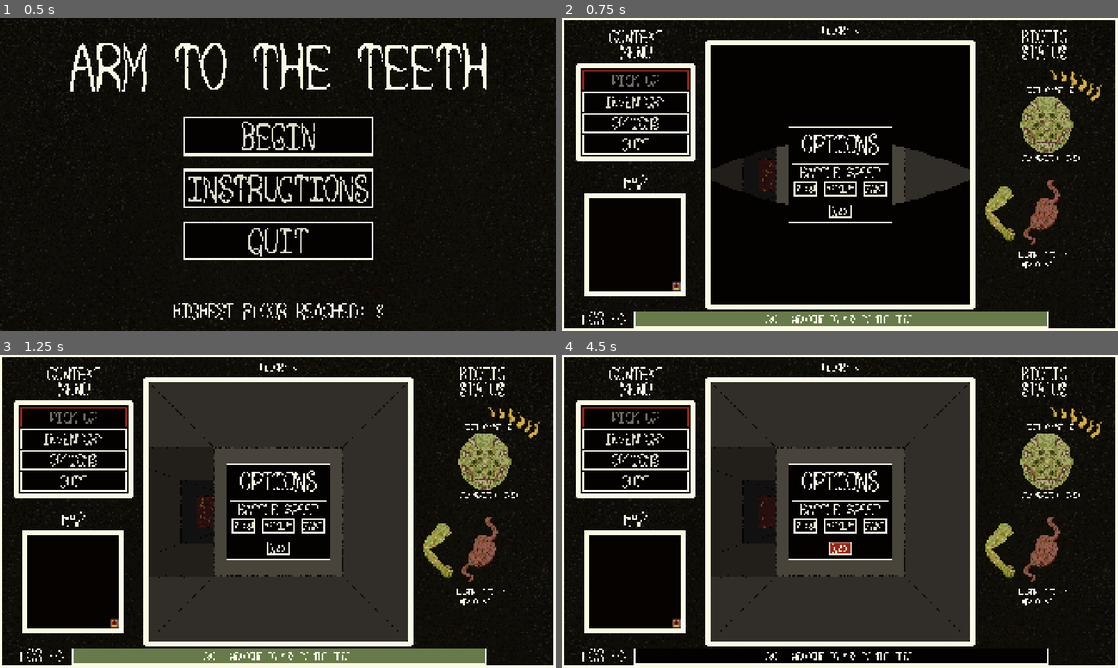
Above: before the commit, frames 1-4 (two rows, left to right).
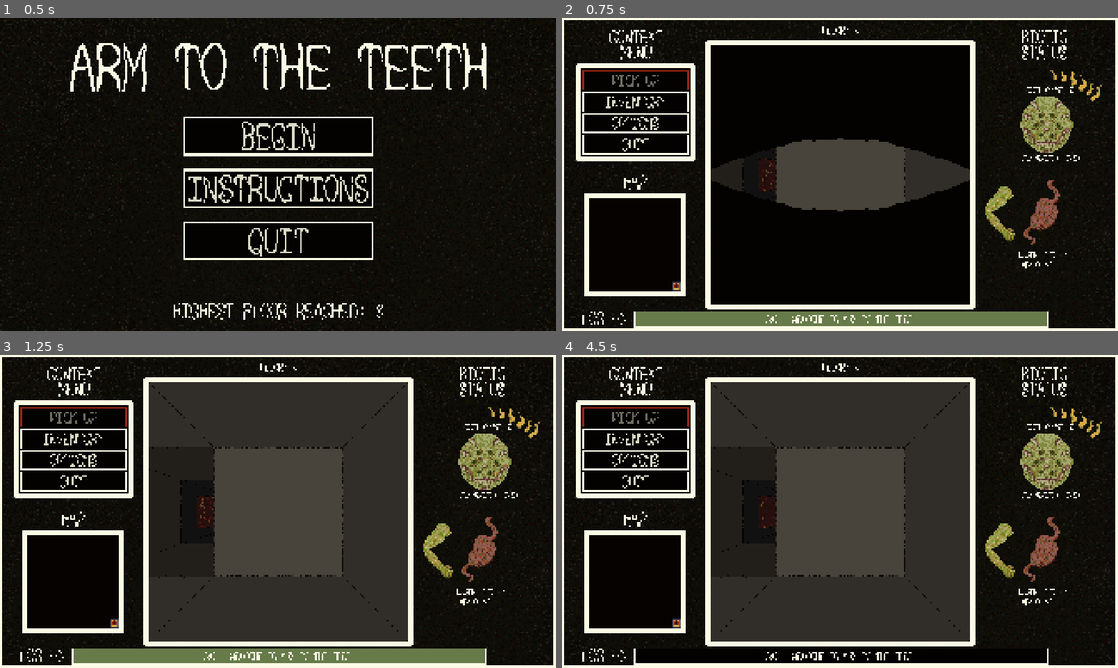
Above: after the commit, the same moments.

Repository: sym-z/arm-to-the-teeth
Game: Godot game, scene res://scenes/main_menu/main_menu.tscn
The game is run twice, just before and just after one commit, with the same random seed, the same clock (stepped at 60 frames per second) and the same inputs. The project has no main scene, so this scene is started directly.
Inputs:
- Up to frame 1 (0.5 s): no input
- Up to frame 2 (0.75 s): click "BEGIN" at 0.5 s
- Up to frame 3 (1.25 s): no input
- Up to frame 4 (4.5 s): click "OPTIONS" at 1.25 s; click "SLOW" at 2 s; click "MEDIUM" at 2.75 s; click "FAST" at 3.5 s; click "BACK" at 4.25 s

Frame 1 is identical in both runs. In frame 2, 4.4% of the frame differs, in the area x 40-60%, y 34-66%; in frame 3, 5.8%; in frame 4, 5.8%.

Commit message:
Options menu fully functional

Diff:
--- a/src/prefabs/ui/combat_viewport/combat_viewport.gd
+++ b/src/prefabs/ui/combat_viewport/combat_viewport.gd
@@ -57,8 +57,9 @@
 enum TURN {PLAYER,ENEMY}
 var curr_turn : TURN = TURN.PLAYER
 
-var pause_time : float = 2.5
+var pause_time : float
 func _ready():
+	pause_time = root_ui.med_battle_speed
 	visible = false
 	player = root_ui.player
 	map = root_ui.map
--- a/src/prefabs/ui/ui.gd
+++ b/src/prefabs/ui/ui.gd
@@ -9,6 +9,18 @@
 @export var inventory_button : Button
 @export var options_button : Button
 @export var quit_button : Button
+
+@export_category("Options Menu")
+@export var options_container : MarginContainer
+@export var curr_speed_label : Label
+@export var slow_speed_button : Button
+@export var slow_battle_speed : float = 2.5
+@export var med_speed_button : Button
+@export var med_battle_speed : float = 1.5
+@export var fast_speed_button : Button
+@export var fast_battle_speed : float = 0.5
+@export var options_back_button : Button
+
 
 @export_category("Temporary Labels")
 @export var tooth_label : Label
@@ -178,6 +190,21 @@
 		pass
 func _on_quit_pressed():
 	get_tree().quit()
+
+func _on_options_pressed():
+	options_container.visible = !options_container.visible
+	pass
+#endregion
+#region Options Window
+func set_slow_battle_speed():
+	combat_viewport.pause_time = slow_battle_speed
+	curr_speed_label.text = "CURRENT SPEED: SLOW"
+func set_med_battle_speed():
+	combat_viewport.pause_time = med_battle_speed
+	curr_speed_label.text = "CURRENT SPEED: MEDIUM"
+func set_fast_battle_speed():
+	combat_viewport.pause_time = fast_battle_speed
+	curr_speed_label.text = "CURRENT SPEED: FAST"
 #endregion
 #region Inventory Window
 func change_inventory_visibility(new_vis : bool):
--- a/src/prefabs/ui/ui.tscn
+++ b/src/prefabs/ui/ui.tscn
@@ -561,12 +561,18 @@
 expand_margin_right = 9.0
 expand_margin_bottom = 9.0
 
-[node name="UI" type="CanvasLayer" node_paths=PackedStringArray("pickup_button", "inventory_button", "options_button", "quit_button", "tooth_label", "arm_label", "head_label", …(348 unchanged characters)…
+[node name="UI" type="CanvasLayer" node_paths=PackedStringArray("pickup_button", "inventory_button", "options_button", "quit_button", "options_container", "curr_speed_label", "slow_speed_button", "med_speed_button", "fast_speed_button", "options_back_button", "tooth_label", "arm_label", "head_label", …(348 unchanged characters)…
 script = ExtResource("1_gxjsb")
 pickup_button = NodePath("Context Menu/Context Menu Container/Button Container/Pick Up")
 inventory_button = NodePath("Context Menu/Context Menu Container/Button Container/Inventory")
 options_button = NodePath("Context Menu/Context Menu Container/Button Container/Options")
 quit_button = NodePath("Context Menu/Context Menu Container/Button Container/Quit")
+options_container = NodePath("Options/Options Container")
+curr_speed_label = NodePath("Options/Options Container/CenterContainer/PanelContainer/Options/PanelContainer/VBoxContainer/Current Speed")
+slow_speed_button = NodePath("Options/Options Container/CenterContainer/PanelContainer/Options/PanelContainer/VBoxContainer/Speed Buttons/Slow")
+med_speed_button = NodePath("Options/Options Container/CenterContainer/PanelContainer/Options/PanelContainer/VBoxContainer/Speed Buttons/Medium")
+fast_speed_button = NodePath("Options/Options Container/CenterContainer/PanelContainer/Options/PanelContainer/VBoxContainer/Speed Buttons/Fast")
+options_back_button = NodePath("Options/Options Container/CenterContainer/PanelContainer/Options/Back")
 tooth_label = NodePath("Stat Showcase/TEMP TEETH")
 arm_label = NodePath("Stat Showcase/TEMP ARMS")
 head_label = NodePath("Stat Showcase/TEMP HEAD")
@@ -997,9 +1003,10 @@
 vertical_alignment = 1
 
 [node name="Options" type="CanvasLayer" parent="."]
-layer = 2
-
-[node name="MarginContainer" type="MarginContainer" parent="Options"]
+layer = 3
+
+[node name="Options Container" type="MarginContainer" parent="Options"]
+visible = false
 anchors_preset = 15
 anchor_right = 1.0
 anchor_bottom = 1.0
@@ -1009,66 +1016,73 @@
 grow_vertical = 2
 mouse_filter = 2
 
-[node name="CenterContainer" type="CenterContainer" parent="Options/MarginContainer"]
-layout_mode = 2
-mouse_filter = 2
-
-[node name="PanelContainer" type="PanelContainer" parent="Options/MarginContainer/CenterContainer"]
+[node name="CenterContainer" type="CenterContainer" parent="Options/Options Container"]
+layout_mode = 2
+mouse_filter = 2
+
+[node name="PanelContainer" type="PanelContainer" parent="Options/Options Container/CenterContainer"]
 layout_mode = 2
 mouse_filter = 2
 theme_override_styles/panel = SubResource("StyleBoxFlat_3mq63")
 
-[node name="Options" type="VBoxContainer" parent="Options/MarginContainer/CenterContainer/PanelContainer"]
+[node name="Options" type="VBoxContainer" parent="Options/Options Container/CenterContainer/PanelContainer"]
 layout_mode = 2
 mouse_filter = 2
 theme_override_constants/separation = 33
 
-[node name="Header" type="Label" parent="Options/MarginContainer/CenterContainer/PanelContainer/Options"]
+[node name="Header" type="Label" parent="Options/Options Container/CenterContainer/PanelContainer/Options"]
 layout_mode = 2
 theme_override_fonts/font = ExtResource("18_w51vb")
 theme_override_font_sizes/font_size = 76
 text = "OPTIONS"
 horizontal_alignment = 1
 
-[node name="PanelContainer" type="PanelContainer" parent="Options/MarginContainer/CenterContainer/PanelContainer/Options"]
+[node name="PanelContainer" type="PanelContainer" parent="Options/Options Container/CenterContainer/PanelContainer/Options"]
 layout_mode = 2
 mouse_filter = 2
 theme_override_styles/panel = SubResource("StyleBoxFlat_otlga")
 
-[node name="VBoxContainer" type="VBoxContainer" parent="Options/MarginContainer/CenterContainer/PanelContainer/Options/PanelContainer"]
+[node name="VBoxContainer" type="VBoxContainer" parent="Options/Options Container/CenterContainer/PanelContainer/Options/PanelContainer"]
 layout_mode = 2
 mouse_filter = 2
 theme_override_constants/separation = 14
 
-[node name="Battle Speed Label" type="Label" parent="Options/MarginContainer/CenterContainer/PanelContainer/Options/PanelContainer/VBoxContainer"]
+[node name="Battle Speed Label" type="Label" parent="Options/Options Container/CenterContainer/PanelContainer/Options/PanelContainer/VBoxContainer"]
 layout_mode = 2
 theme_override_fonts/font = ExtResource("18_w51vb")
 theme_override_font_sizes/font_size = 46
 text = "BATTLE SPEED"
 horizontal_alignment = 1
 
-[node name="Speed Buttons" type="HBoxContainer" parent="Options/MarginContainer/CenterContainer/PanelContainer/Options/PanelContainer/VBoxContainer"]
+[node name="Current Speed" type="Label" parent="Options/Options Container/CenterContainer/PanelContainer/Options/PanelContainer/VBoxContainer"]
+layout_mode = 2
+theme_override_fonts/font = ExtResource("18_w51vb")
+theme_override_font_sizes/font_size = 31
+text = "CURRENT SPEED: MEDIUM"
+horizontal_alignment = 1
+
+[node name="Speed Buttons" type="HBoxContainer" parent="Options/Options Container/CenterContainer/PanelContainer/Options/PanelContainer/VBoxContainer"]
 layout_mode = 2
 mouse_filter = 2
 theme_override_constants/separation = 32
 alignment = 1
 
-[node name="Slow" type="Button" parent="Options/MarginContainer/CenterContainer/PanelContainer/Options/PanelContainer/VBoxContainer/Speed Buttons"]
+[node name="Slow" type="Button" parent="Options/Options Container/CenterContainer/PanelContainer/Options/PanelContainer/VBoxContainer/Speed Buttons"]
 layout_mode = 2
 theme = ExtResource("40_mpgui")
 text = "SLOW"
 
-[node name="Medium" type="Button" parent="Options/MarginContainer/CenterContainer/PanelContainer/Options/PanelContainer/VBoxContainer/Speed Buttons"]
+[node name="Medium" type="Button" parent="Options/Options Container/CenterContainer/PanelContainer/Options/PanelContainer/VBoxContainer/Speed Buttons"]
 layout_mode = 2
 theme = ExtResource("40_mpgui")
 text = "MEDIUM"
 
-[node name="Fast" type="Button" parent="Options/MarginContainer/CenterContainer/PanelContainer/Options/PanelContainer/VBoxContainer/Speed Buttons"]
+[node name="Fast" type="Button" parent="Options/Options Container/CenterContainer/PanelContainer/Options/PanelContainer/VBoxContainer/Speed Buttons"]
 layout_mode = 2
 theme = ExtResource("40_mpgui")
 text = "FAST"
 
-[node name="Back" type="Button" parent="Options/MarginContainer/CenterContainer/PanelContainer/Options"]
+[node name="Back" type="Button" parent="Options/Options Container/CenterContainer/PanelContainer/Options"]
 layout_mode = 2
 size_flags_horizontal = 4
 theme = ExtResource("40_mpgui")
@@ -1077,7 +1091,12 @@
 [connection signal="mini_map_ready" from="Mini Map Layer/Mini Map" to="." method="_on_mini_map_mini_map_ready"]
 [connection signal="pressed" from="Context Menu/Context Menu Container/Button Container/Pick Up" to="." method="_on_pick_up_pressed"]
 [connection signal="pressed" from="Context Menu/Context Menu Container/Button Container/Inventory" to="." method="_on_inventory_pressed"]
+[connection signal="pressed" from="Context Menu/Context Menu Container/Button Container/Options" to="." method="_on_options_pressed"]
 [connection signal="pressed" from="Context Menu/Context Menu Container/Button Container/Quit" to="." method="_on_quit_pressed"]
 [connection signal="pressed" from="Inventory/Back Button" to="." method="_on_back_button_pressed"]
 [connection signal="gui_input" from="Log/Log Line Window" to="." method="_on_log_line_window_gui_input"]
 [connection signal="pressed" from="Log/Full Window Back Button" to="." method="_on_full_window_back_button_pressed"]
+[connection signal="pressed" from="Options/Options Container/CenterContainer/PanelContainer/Options/PanelContainer/VBoxContainer/Speed Buttons/Slow" to="." method="set_slow_battle_speed"]
+[connection signal="pressed" from="Options/Options Container/CenterContainer/PanelContainer/Options/PanelContainer/VBoxContainer/Speed Buttons/Medium" to="." method="set_med_battle_speed"]
+[connection signal="pressed" from="Options/Options Container/CenterContainer/PanelContainer/Options/PanelContainer/VBoxContainer/Speed Buttons/Fast" to="." method="set_fast_battle_speed"]
+[connection signal="pressed" from="Options/Options Container/CenterContainer/PanelContainer/Options/Back" to="." method="_on_options_pressed"]
Not shown, changed: docs/DEVLOG.md
Not shown, changed: docs/TODO.md
